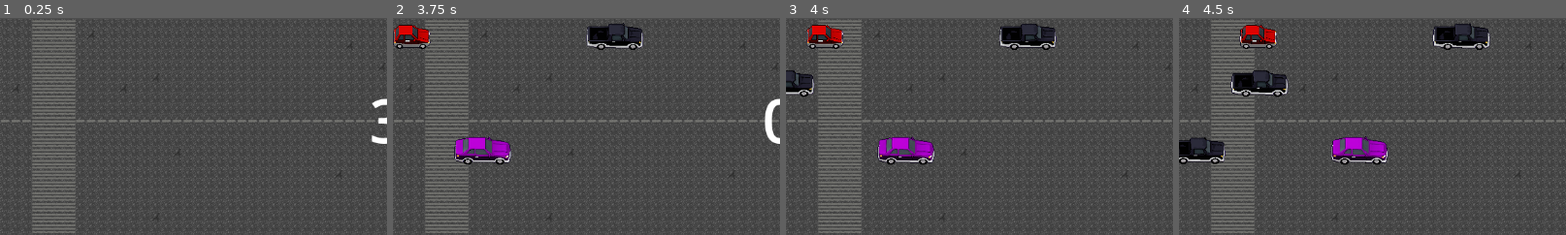
Above: before the commit, frames 1-4 (left to right).
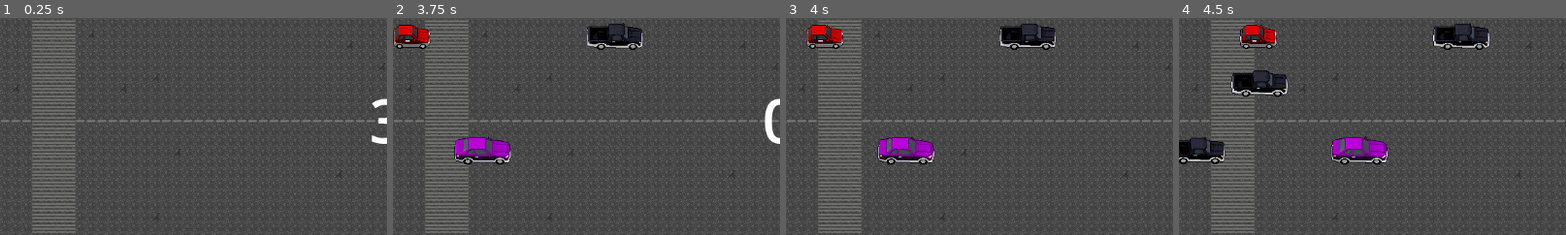
Above: after the commit, the same moments.

Repository: dariogliendo/CruzarCalle
Game: Godot game, scene res://escenas/juego.tscn
Same seed, same stepped clock (60 frames per second), same inputs: the game is played once before the commit and once after it. Sound files missing from this copy of the repository are replaced by a short silence.
Inputs:
- Up to frame 1 (0.25 s): no input
- Up to frame 2 (3.75 s): tap Enter at 0.5 s; hold D (derecha) 0.53-1.28 s; hold S (abajo) 1.28-2.03 s; hold D (derecha) 2.03-2.78 s; hold W (arriba) 2.78-3.53 s; hold A (izquierda) from 3.53 s (still down)
- Up to frame 3 (4 s): keep holding A (izquierda)
- Up to frame 4 (4.5 s): keep holding A (izquierda)
The pictures show only the part of the screen within x 0-50%, y 27-77%; the shares and areas given below are measured in that part.

Frames 1-2 are identical in both runs. In frame 3, 0.6% of the frame differs, in the area x 0-8%, y 24-37%; in frame 4, nothing differs.

Commit message:
sonidos de contador

Diff:
--- a/escenas/abuela.tscn
+++ /dev/null
@@ -1,83 +0,0 @@
-[gd_scene load_steps=13 format=3 uid="uid://c2ufbcm2mpxxc"]
-
-[ext_resource type="Script" path="res://scripts/Abuela.gd" id="1_ump0u"]
-[ext_resource type="Texture2D" path="res://assets/PlayStation - Xenogears - Lahan Old Woman.png" id="2_8k7i7"]
-
-[sub_resource type="AtlasTexture" id="AtlasTexture_s40ob"]
-atlas = ExtResource("2_8k7i7")
-region = Rect2(0, 0, 32, 64)
-
-[sub_resource type="AtlasTexture" id="AtlasTexture_j6cfl"]
-atlas = ExtResource("2_8k7i7")
-region = Rect2(32, 0, 32, 64)
-
-[sub_resource type="AtlasTexture" id="AtlasTexture_xx0kk"]
-atlas = ExtResource("2_8k7i7")
-region = Rect2(64, 0, 32, 64)
-
-[sub_resource type="AtlasTexture" id="AtlasTexture_kccbw"]
-atlas = ExtResource("2_8k7i7")
-region = Rect2(96, 0, 32, 64)
-
-[sub_resource type="AtlasTexture" id="AtlasTexture_sxdgh"]
-atlas = ExtResource("2_8k7i7")
-region = Rect2(128, 0, 32, 64)
-
-[sub_resource type="AtlasTexture" id="AtlasTexture_73ri7"]
-atlas = ExtResource("2_8k7i7")
-region = Rect2(160, 0, 32, 64)
-
-[sub_resource type="AtlasTexture" id="AtlasTexture_n7rq5"]
-atlas = ExtResource("2_8k7i7")
-region = Rect2(192, 0, 32, 64)
-
-[sub_resource type="AtlasTexture" id="AtlasTexture_kspcr"]
-atlas = ExtResource("2_8k7i7")
-region = Rect2(224, 0, 32, 64)
-
-[sub_resource type="SpriteFrames" id="SpriteFrames_h2d3p"]
-animations = [{
-"frames": [{
-"duration": 1.0,
-"texture": SubResource("AtlasTexture_s40ob")
-}, {
-"duration": 1.0,
-"texture": SubResource("AtlasTexture_j6cfl")
-}, {
-"duration": 1.0,
-"texture": SubResource("AtlasTexture_xx0kk")
-}, {
-"duration": 1.0,
-"texture": SubResource("AtlasTexture_kccbw")
-}, {
-"duration": 1.0,
-"texture": SubResource("AtlasTexture_sxdgh")
-}, {
-"duration": 1.0,
-"texture": SubResource("AtlasTexture_73ri7")
-}, {
-"duration": 1.0,
-"texture": SubResource("AtlasTexture_n7rq5")
-}, {
-"duration": 1.0,
-"texture": SubResource("AtlasTexture_kspcr")
-}],
-"loop": true,
-"name": &"Up",
-"speed": 5.0
-}]
-
-[sub_resource type="CapsuleShape2D" id="CapsuleShape2D_nrj8n"]
-radius = 9.0
-height = 22.0
-
-[node name="Abuela" type="CharacterBody2D"]
-script = ExtResource("1_ump0u")
-
-[node name="Animacion" type="AnimatedSprite2D" parent="."]
-sprite_frames = SubResource("SpriteFrames_h2d3p")
-animation = &"Up"
-
-[node name="CollisionShape2D" type="CollisionShape2D" parent="."]
-position = Vector2(0, 10)
-shape = SubResource("CapsuleShape2D_nrj8n")
--- a/escenas/juego.tscn
+++ b/escenas/juego.tscn
@@ -9,6 +9,8 @@
 [ext_resource type="AudioStream" uid="uid://dmonarq3cuqin" path="res://assets/dark-souls-_you-died_-sound-effect-from-youtube.mp3" id="6_oclse"]
 [ext_resource type="AudioStream" uid="uid://ibv473mlo2f2" path="res://assets/open-new-level-143027.mp3" id="6_qr67r"]
 [ext_resource type="Script" path="res://scripts/ContadorInicio.gd" id="9_bmms7"]
+[ext_resource type="AudioStream" uid="uid://wmsq5avq80je" path="res://assets/countdown.wav" id="10_6id40"]
+[ext_resource type="AudioStream" uid="uid://dnxlol2ta0yji" path="res://assets/endbeep.wav" id="11_4c0x6"]
 
 [sub_resource type="RectangleShape2D" id="RectangleShape2D_knkyn"]
 size = Vector2(31.5, 20)
@@ -163,15 +165,12 @@
 [node name="die_sound" type="AudioStreamPlayer2D" parent="Interfaz"]
 stream = ExtResource("6_oclse")
 
-[node name="SpawnTimer" type="Timer" parent="."]
-autostart = true
-
-[node name="ContadorInicio" type="Node" parent="."]
+[node name="ContadorInicio" type="Node" parent="Interfaz"]
 script = ExtResource("9_bmms7")
 
-[node name="Timer" type="Timer" parent="ContadorInicio"]
-
-[node name="Label" type="Label" parent="ContadorInicio"]
+[node name="Timer" type="Timer" parent="Interfaz/ContadorInicio"]
+
+[node name="Label" type="Label" parent="Interfaz/ContadorInicio"]
 anchors_preset = -1
 anchor_right = 0.998
 anchor_bottom = 1.006
@@ -180,6 +179,15 @@
 theme_override_font_sizes/font_size = 90
 horizontal_alignment = 1
 vertical_alignment = 1
+
+[node name="countdown" type="AudioStreamPlayer" parent="Interfaz/ContadorInicio"]
+stream = ExtResource("10_6id40")
+
+[node name="timerend" type="AudioStreamPlayer" parent="Interfaz/ContadorInicio"]
+stream = ExtResource("11_4c0x6")
+
+[node name="SpawnTimer" type="Timer" parent="."]
+autostart = true
 
 [connection signal="body_entered" from="Mapa/Lane_200_Trigger" to="." method="_on_lane_200_trigger_body_entered"]
 [connection signal="timeout" from="Mapa/Lane_200_Trigger/RespawnTimer_200" to="." method="_on_respawn_timer_200_timeout"]
@@ -191,6 +199,6 @@
 [connection signal="timeout" from="Mapa/Lane_450_Trigger/RespawnTimer_450" to="." method="_on_respawn_timer_450_timeout"]
 [connection signal="body_entered" from="Gallina" to="." method="_on_gallina_body_entered"]
 [connection signal="area_entered" from="ElOtroLado" to="." method="_on_area_2d_area_entered"]
+[connection signal="contador_inicio_completado" from="Interfaz/ContadorInicio" to="Gallina" method="_on_contador_inicio_contador_inicio_completado"]
+[connection signal="timeout" from="Interfaz/ContadorInicio/Timer" to="Interfaz/ContadorInicio" method="_on_timer_timeout"]
 [connection signal="timeout" from="SpawnTimer" to="." method="_on_spawn_timer_timeout"]
-[connection signal="contador_inicio_completado" from="ContadorInicio" to="Gallina" method="_on_contador_inicio_contador_inicio_completado"]
-[connection signal="timeout" from="ContadorInicio/Timer" to="ContadorInicio" method="_on_timer_timeout"]
--- a/scripts/ContadorInicio.gd
+++ b/scripts/ContadorInicio.gd
@@ -7,6 +7,7 @@
 # Called when the node enters the scene tree for the first time.
 func _ready():
 	$Timer.start()
+	$countdown.play()
 
 
 # Called every frame. 'delta' is the elapsed time since the previous frame.
@@ -19,6 +20,9 @@
 		$Timer.stop();
 		contador_inicio_completado.emit()
 		$Label.visible = false;
+		$timerend.play()
+		await $timerend.finished
 		queue_free()
 	else:
 		cuenta -= 1;
+		$countdown.play()
Not shown, added: assets/countdown.wav.import
Not shown, added: assets/endbeep.wav.import
Not shown: 1 places in escenas/juego.tscn that only renumber resources
Not shown, added: assets/countdown.wav
Not shown, added: assets/endbeep.wav
